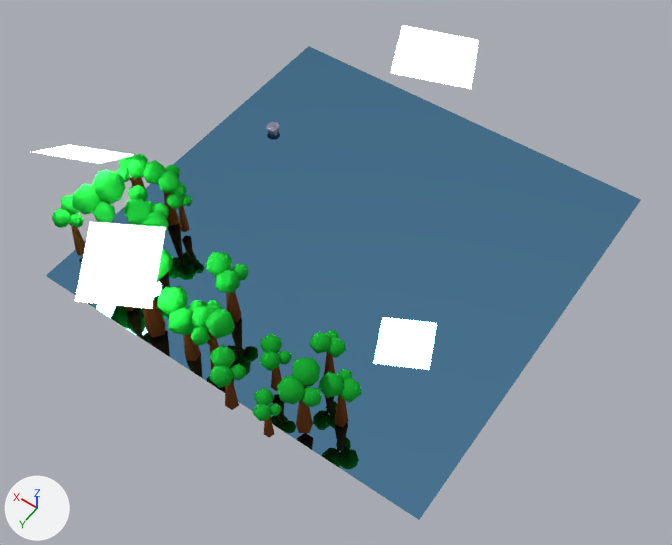
What one commit did to the Blender file 03-Scenes/ck-sceene01.blend.
The view is the same before and after, from a 50 mm lens placed at (-18.2, 27.6, 39.9), pointed at (-1.3, 3.9, 2.7). Every picture has the same lights, and +X, +Y and +Z are marked at lower left.

Names of what the first picture shows: 'Plane', 'Plane.001', 'Plane.002', 'ck-bäume', 'ck-bäume.001', 'ck-bäume.002', 'ck-bäume.003', 'ck-bäume.004', 'ck-lake'.
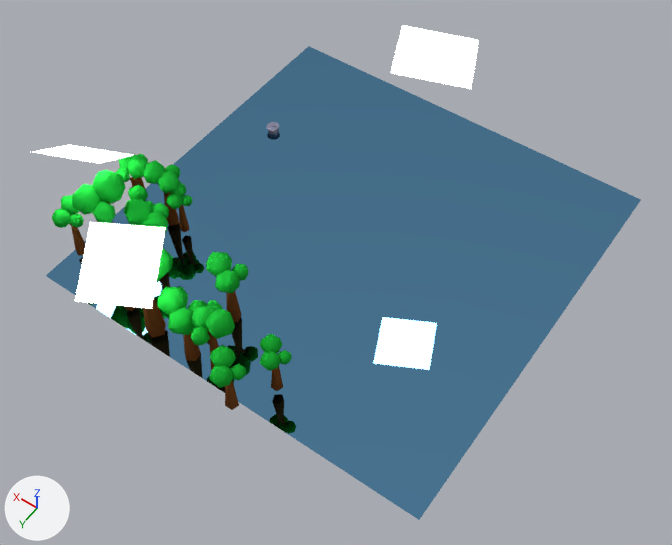
Changed parts and their boxes (x1, y1, x2, y2) in the pictures (672 x 545 px):
'ck-bäume', deleted: before (253, 330, 362, 438)

Edits to the bpy script that builds the scene:
```text
Change mat_licht:
    mat_licht.strength: 20.0 -> 10.0
Remove ob_ck_bäume:
    ob_ck_bäume = bpy.data.objects.new('ck-bäume', None)
    ob_ck_bäume.location = (-4.55, 10.95, 0.68)
    ob_ck_bäume.scale = (1.16, 1.16, 1.16)
    ob_ck_bäume.show_instancer_for_render = False
    ob_ck_bäume.instance_type = 'COLLECTION'
    ob_ck_bäume.instance_collection = col_ck_bäume
```
